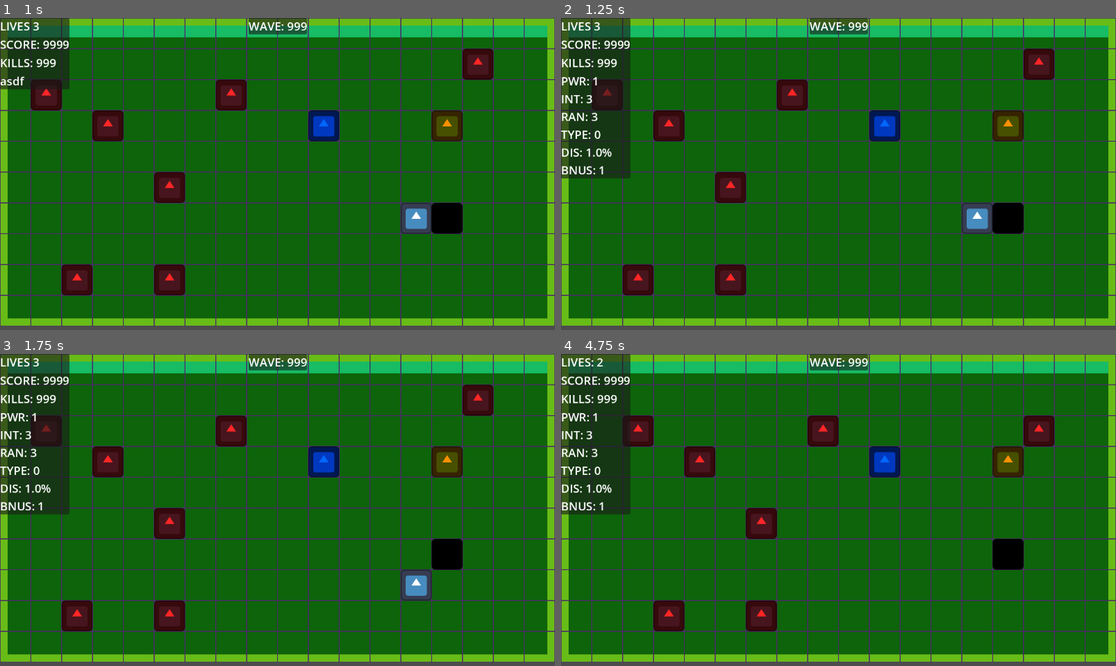
Above: before the commit, frames 1-4 (two rows, left to right).
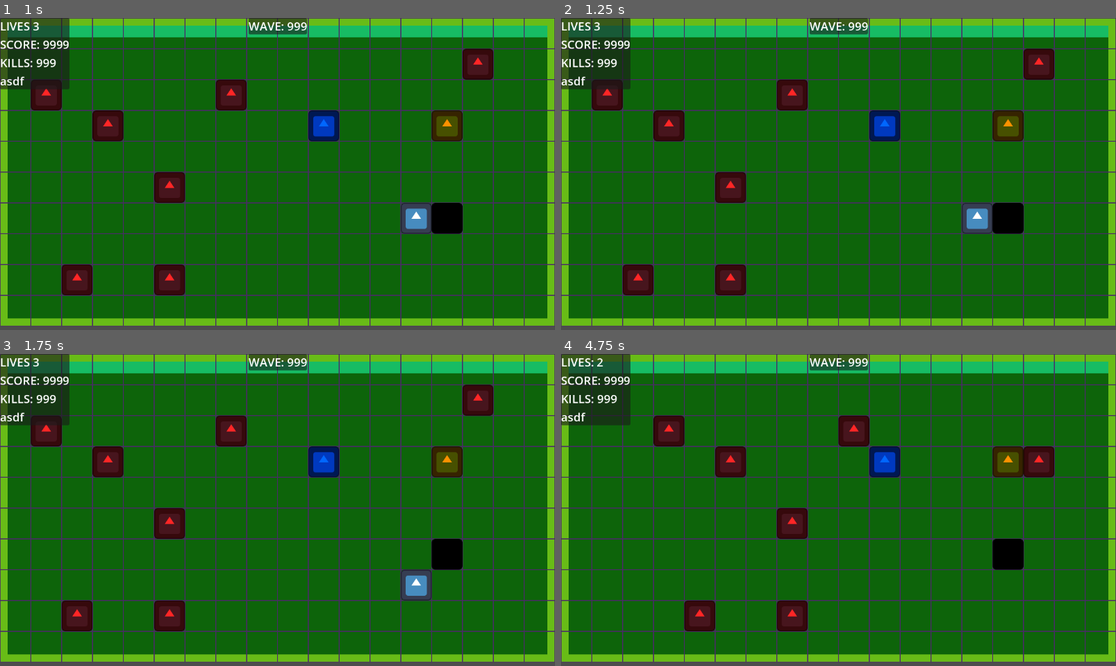
Above: after the commit, the same moments.

Repository: ZayLong/cross-explosion
Game: Godot game, scene res://main.tscn
The game is run twice, just before and just after one commit, with the same random seed, the same clock (stepped at 60 frames per second) and the same inputs. The engine's default icon, where the game draws it, is replaced by a stand-in: a white triangle on a blue panel in a dark square.
Inputs:
- Up to frame 1 (1 s): tap Enter at 0.5 s; hold Right (ui_right) from 0.53 s (still down)
- Up to frame 2 (1.25 s): keep holding Right (ui_right)
- Up to frame 3 (1.75 s): release Right (ui_right) at 1.28 s; hold Down (ui_down) from 1.28 s (still down)
- Up to frame 4 (4.75 s): release Down (ui_down) at 2.03 s; hold Right (ui_right) 2.03-2.78 s; hold Up (ui_up) 2.78-3.53 s; hold Left (ui_left) from 3.53 s (still down)

Frame 1 is identical in both runs. In frame 2, 3.5% of the frame differs, in the area x 0-13%, y 18-52%; in frame 3, 3.5%; in frame 4, 11%, in the area x 0-89%, y 18-89%.
Error after the commit: Invalid access to property or key 'update_wave' on a base object of type 'TileMapLayer (tile_map_layer.gd)'. (res://hud.gd:13)

Commit message:
resolve warnings

Diff:
--- a/enemy_node_2d.gd
+++ b/enemy_node_2d.gd
@@ -1,7 +1,5 @@
 class_name EnemyNode extends Node2D
 
-signal has_moved(direction:Vector2i)
-signal move_request(_direction:Vector2i)
 
 var current_tile:TileData
 var tile_size:int = 64
--- a/player_node.gd
+++ b/player_node.gd
@@ -1,7 +1,7 @@
 class_name PlayerNode extends Node2D
 
 signal request_move(_direction:Vector2i)
-signal explosion_request()
+#signal explosion_request()
 
 @export var explosion_node:PackedScene
 
@@ -13,10 +13,9 @@
 	add_to_group(&"GridNodes")
 
 
-func _unhandled_key_input(event: InputEvent) -> void:
-	var x_axis:int = Input.get_axis("ui_left", "ui_right")
-	var y_axis:int = Input.get_axis("ui_up", "ui_down")
-	if is_moving == true: false
+func _unhandled_key_input(_event: InputEvent) -> void:
+	var x_axis:int = Input.get_axis("ui_left", "ui_right") as int
+	var y_axis:int = Input.get_axis("ui_up", "ui_down") as int
 	if Vector2i(x_axis, y_axis) == Vector2i.ZERO: return
 	request_move.emit(Vector2i(x_axis,y_axis))
 
--- a/tile_map_layer.gd
+++ b/tile_map_layer.gd
@@ -2,7 +2,7 @@
 
 
 signal update_score(score:int)
-signal update_wave(wave:int)
+#signal update_wave(wave:int)
 signal update_lives(lives:int)
 signal update_kill_count(kill_count:int)
 signal update_upgrades(upgrade_info:Dictionary)
@@ -53,9 +53,8 @@
 func _ready() -> void:
 	var my_seed:int = "Godot Rocks".hash()
 	seed(my_seed)
-	var x:Node2D
 	for cell in self.get_used_cells():
-		var virtual_tilemap:VirtualTile = VirtualTile.new(x, self.map_to_local(cell), self.get_cell_tile_data(cell).get_custom_data(&"is_wall"), false, false, false)
+		var virtual_tilemap:VirtualTile = VirtualTile.new(null, self.map_to_local(cell), self.get_cell_tile_data(cell).get_custom_data(&"is_wall"), false, false, false)
 		virtual_tile_map[cell] = virtual_tilemap
 	for child in get_children():
 		if child.is_in_group(&"GridNodes"):
@@ -101,7 +100,7 @@
 
 	if steps_per_turn <= 0:
 		_move_enemies()
-		steps_per_turn = 2
+		steps_per_turn = 1
 	else:
 		steps_per_turn -= 1
 	## Everyone has finished moving, now lets EXPLODE (maybe)
@@ -126,18 +125,17 @@
 			var cell:Vector2i = (_center_coord - Vector2i(r,c)) + offset
 			if _pattern == ExplosionPattern.PATCH: if (r + c) % 2 == 0: continue ## This makes a cool patchwork kind of pattern!
 			if _pattern == ExplosionPattern.CROSS: if cell.x != _center_coord.x && cell.y != _center_coord.y: continue ## This will make a cross pattern
-			if _pattern == ExplosionPattern.DIAMOND: if abs(r - ((_explosion_range - 1)/2)) + abs(c - ((_explosion_range - 1)/2)) > ((_explosion_range - 1)/2): continue ## this makes a diamond pattern!
-			await _instance_explosion(cell)
+			if _pattern == ExplosionPattern.DIAMOND: if abs(r - ((_explosion_range as float - 1)/2)) + abs(c - ((_explosion_range as float - 1)/2)) > ((_explosion_range as float - 1)/2): continue ## this makes a diamond pattern!
+			_instance_explosion(cell)
 			await _hurt_enemies(cell)
 		if r == _explosion_range - 1:
-			await _instance_explosion(_center_coord)
+			_instance_explosion(_center_coord)
 			await _hurt_enemies(_center_coord)
 			## Simulate some fancy explosion animation
-			get_tree().create_timer(0.15).timeout.connect(
-				func():
-					completed.emit()
-					has_emitted = true
-					)
+			await get_tree().create_timer(0.15).timeout
+			completed.emit()
+			has_emitted = true
+
 
 	explosion_interval = current_upgrades.explosion_interval
 	is_exploding = false
@@ -162,7 +160,7 @@
 func _instance_explosion(cell:Vector2i) -> void:
 	if explosion_node == null || explosion_node.can_instantiate() == false: return
 	var instance = explosion_node.instantiate()
-	instance.position = self.map_to_local(cell)
+	instance.position = virtual_tile_map[cell].local
 	self.add_child(instance)
 
 
